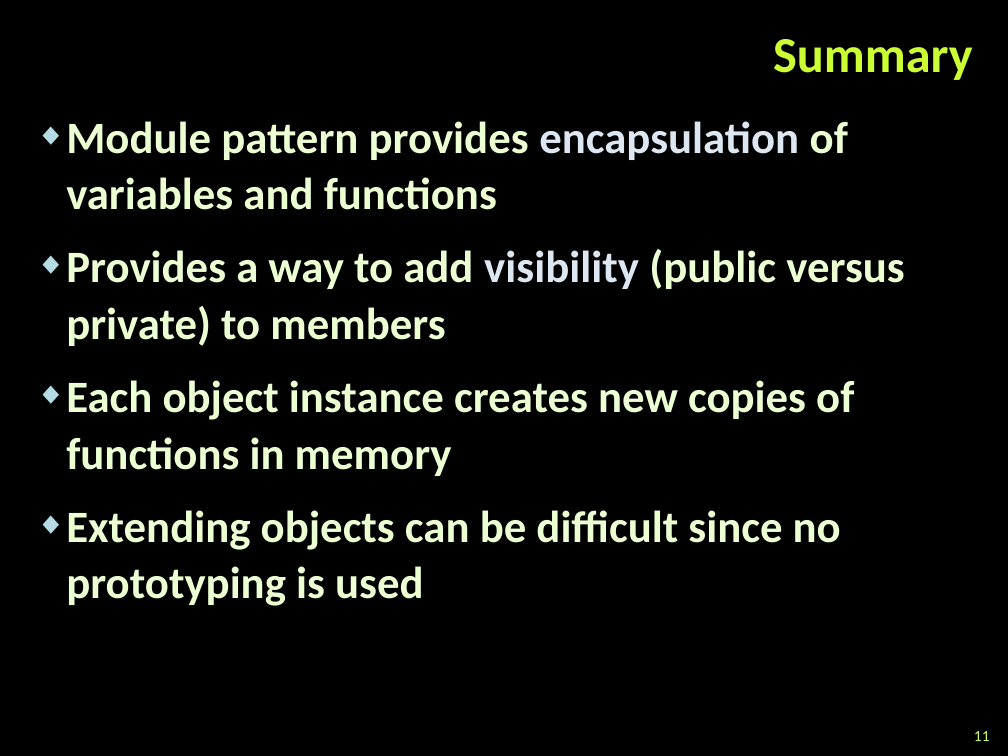
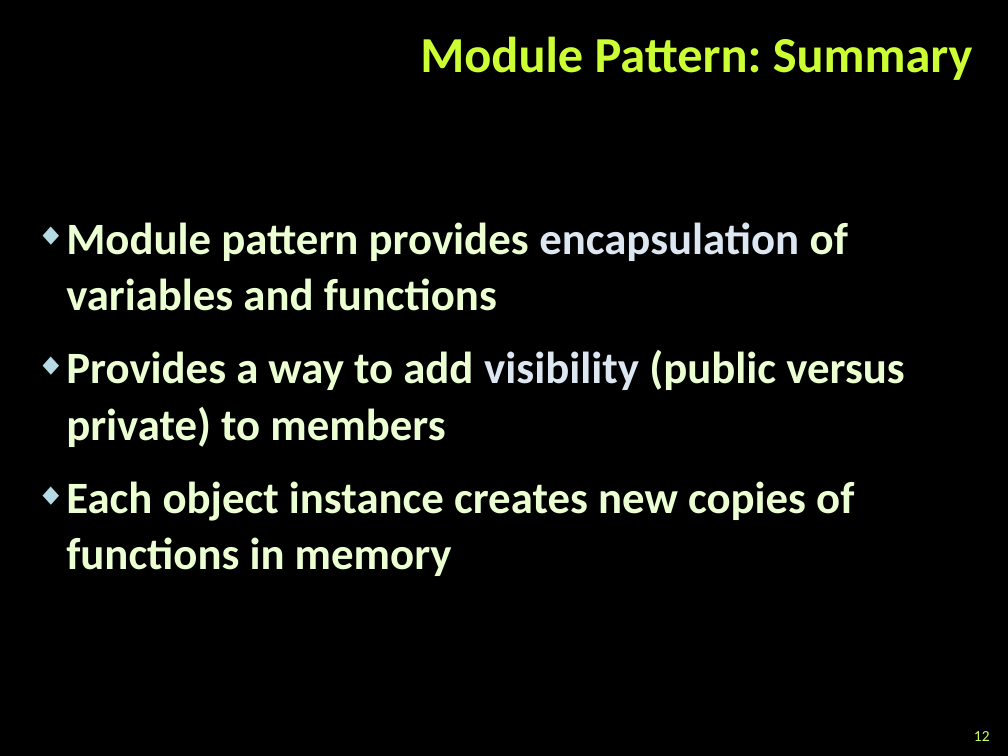
Before and after one commit to martin-nikolov/Telerik-Academy, a slide deck: slide 12 of Web Design & Development/5. JavaScript OOP/06. Modules and Patterns/Modules and Patterns.pptx (slide 11 before the commit). Drawn at 1008x756 pixels with LibreOffice and Linux fonts; fonts in the diff are those of the drawing; background and template pictures are left out. Boxes give left, top, right and bottom in pixels: in the first picture for what was removed or moved away, otherwise in the second. Text is boxed around its words. In the diff, an @@ line names an element or a change of style, - is before the commit and + after.

```diff
--- a/Web Design & Development/5. JavaScript OOP/06. Modules and Patterns/Modules and Patterns.pptx
+++ b/Web Design & Development/5. JavaScript OOP/06. Modules and Patterns/Modules and Patterns.pptx
@@ title at box(420, 36, 973, 80): text changed @@
-Summary
+Module Pattern: Summary
@@ text "Module pattern provides encapsulation of ...": place and size @@
-text "Module pattern provides encapsulation of ..." at box(66, 121, 904, 606)
+text "Module pattern provides encapsulation of ..." at box(66, 222, 904, 576)
@@ text at box(66, 510, 841, 606): paragraph removed @@
-◆ Extending objects can be difficult since no prototyping is used
@@ page number at box(974, 731, 990, 741): text changed @@
-11
+12
```
Also in this commit, not shown: 9 other slides changed, 15 slides added, 2 slides removed, 19 other files.
